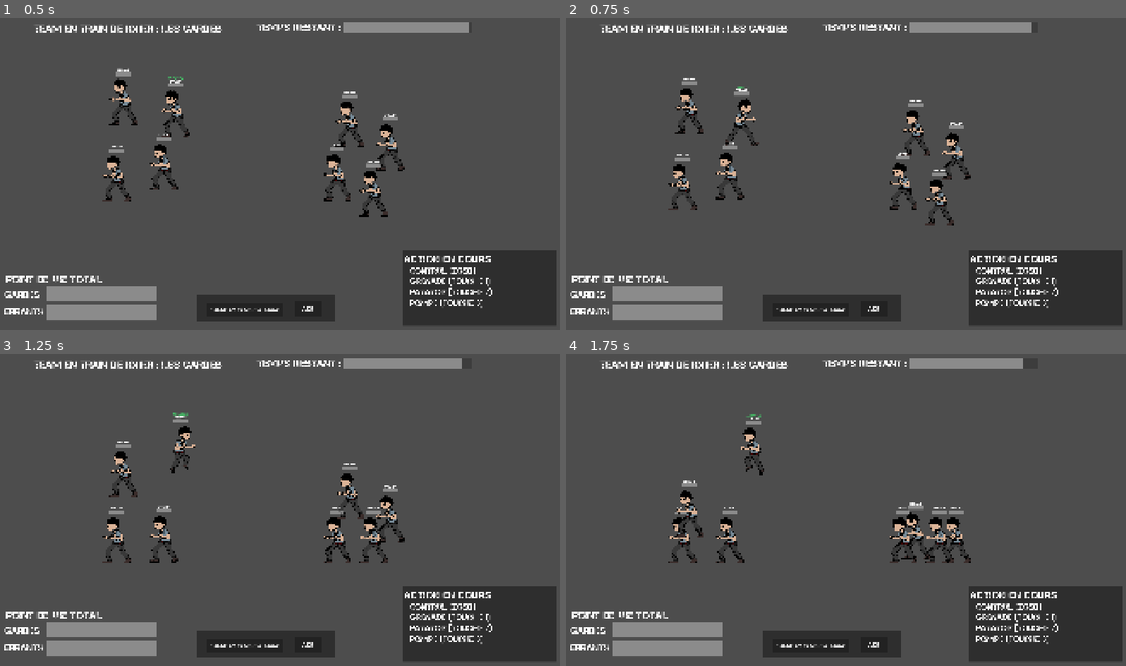
Above: before the commit, frames 1-4 (two rows, left to right).
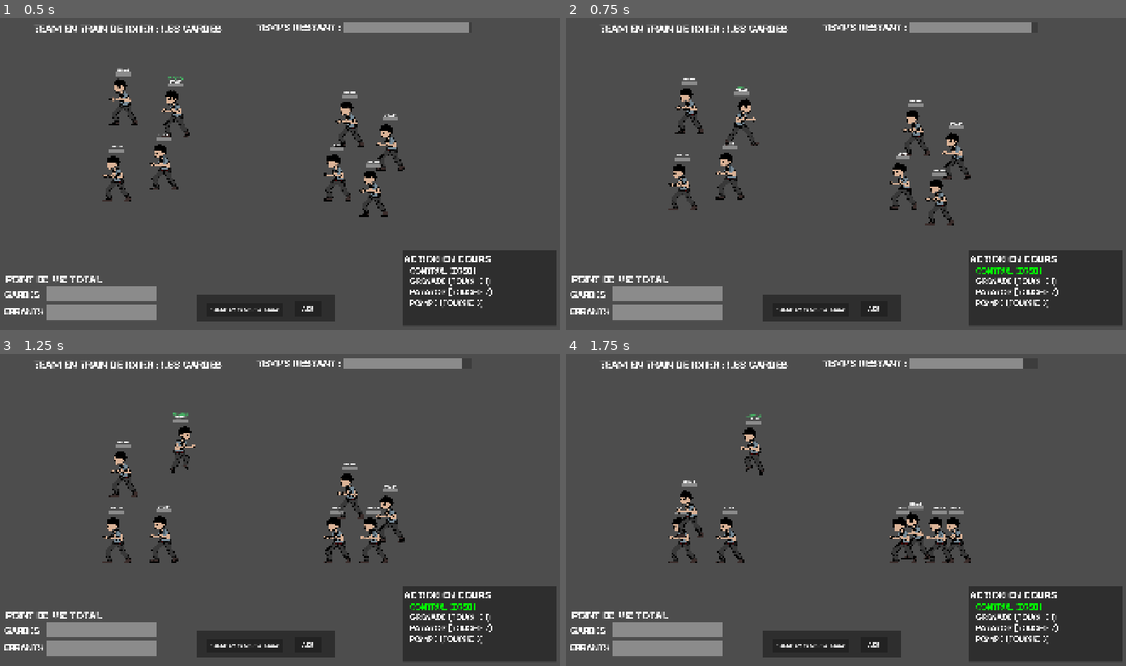
Above: after the commit, the same moments.

Repository: t0qen/baudo-game-jam-autumn
Game: Godot game, scene res://scenes/main.tscn
Same seed, same stepped clock (60 frames per second), same inputs: the game is played once before the commit and once after it. The engine's default icon, where the game draws it, is replaced by a stand-in: a white triangle on a blue panel in a dark square. Sound files missing from this copy of the repository are replaced by a short silence.
Inputs:
- Up to frame 1 (0.5 s): no input
- Up to frame 2 (0.75 s): hold Right (right) from 0.53 s (still down); tap 3 (pompe) at 0.6 s
- Up to frame 3 (1.25 s): keep holding Right (right); tap Space (jump) at 0.77 s
- Up to frame 4 (1.75 s): release Right (right) at 1.28 s; hold Left (left) from 1.28 s (still down); tap W (aim_left) at 1.35 s; tap Space (jump) at 1.52 s; tap 3 (pompe) at 1.55 s

Frame 1 is identical in both runs. In frame 2, 0.2% of the frame differs, in the area x 73-85%, y 79-83%; in frame 3, 0.2%; in frame 4, 0.2%.

Commit message:
Update main.gd

Diff:
--- a/scripts/main.gd
+++ b/scripts/main.gd
@@ -41,20 +41,20 @@
 
 func update_mob_action(action):
 	print("update action 2")
-	$UI/armes/pompe.add_theme_color_override("font_color", Color("white"))
-	$UI/armes/control.add_theme_color_override("font_color", Color("white"))
-	$UI/armes/patator.add_theme_color_override("font_color", Color("white"))
-	$UI/armes/grenade.add_theme_color_override("font_color", Color("white"))
+	$UI/armes/pompe.modulate = Color("white")
+	$UI/armes/control.modulate = Color("white")
+	$UI/armes/patator.modulate = Color("white")
+	$UI/armes/grenade.modulate = Color("white")
 
 	match action:
 		"pompe":
-			$UI/armes/pompe.add_theme_color_override("font_color", Color("green"))
+			$UI/armes/pompe.modulate = Color("green")
 		"control":
-			$UI/armes/control.add_theme_color_override("font_color", Color("green"))
+			$UI/armes/control.modulate = Color("green")
 		"patator":
-			$UI/armes/patator.add_theme_color_override("font_color", Color("green"))
+			$UI/armes/patator.modulate = Color("green")
 		"grenade":
-			$UI/armes/grenade.add_theme_color_override("font_color", Color("green"))
+			$UI/armes/grenade.modulate = Color("green")
 
 
 
@@ -84,6 +84,7 @@
 func _process(delta: float) -> void:
 	update_partie_duree_pb()
 	update_total_life_pb()
+
 	#update_mob_array()
 
 func _physics_process(delta: float) -> void:
